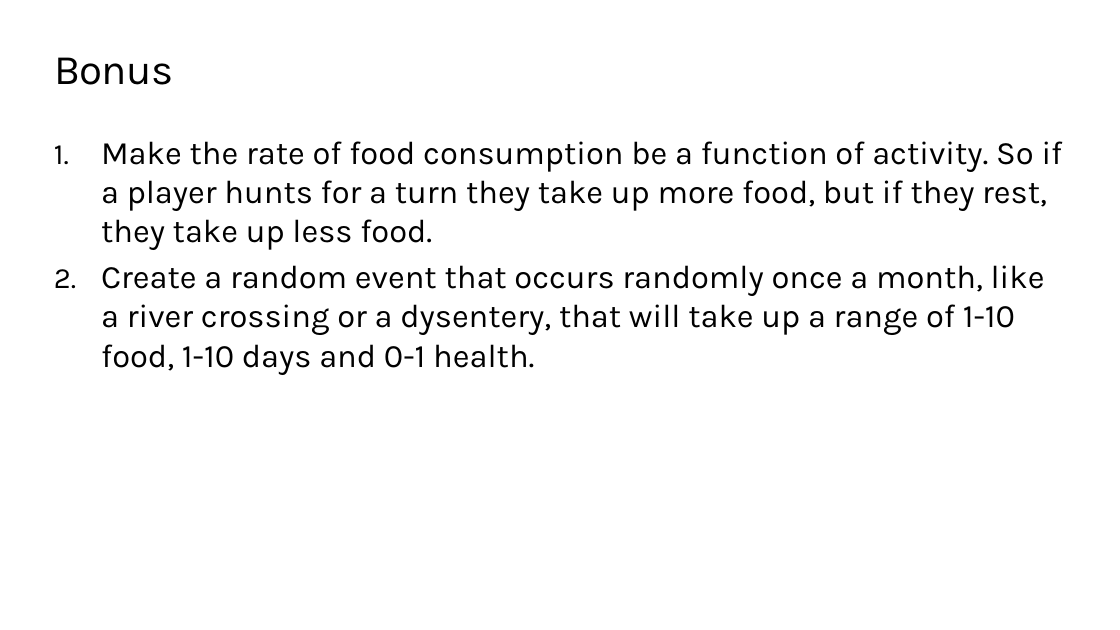
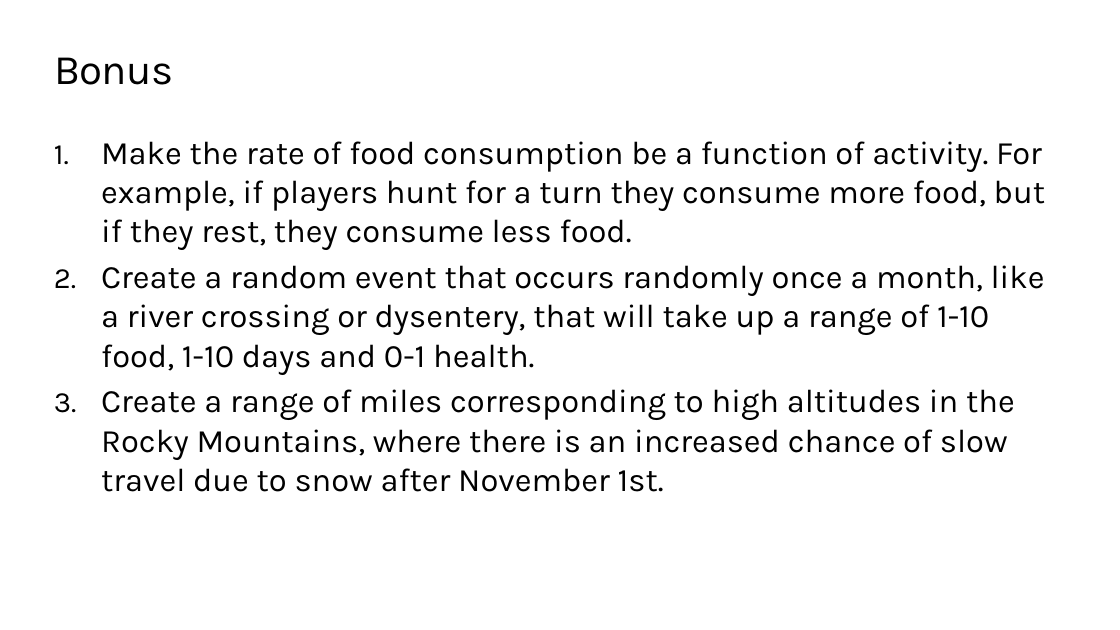
Before and after one commit to TEALSK12/2nd-semester-introduction-to-computer-science, a slide deck: slide 8 of docs/units/3_unit/slidedecks/Intro Python 3.05 TEALS.pptx. Drawn at 1120x630 pixels with LibreOffice and Linux fonts; fonts in the diff are those of the drawing; background and template pictures are left out. Boxes give left, top, right and bottom in pixels: in the first picture for what was removed or moved away, otherwise in the second. Text is boxed around its words. In the diff, an @@ line names an element or a change of style, - is before the commit and + after.

```diff
--- a/docs/units/3_unit/slidedecks/Intro Python 3.05 TEALS.pptx
+++ b/docs/units/3_unit/slidedecks/Intro Python 3.05 TEALS.pptx
@@ text at [101,141,1045,492]: text changed @@
-1. Make the rate of food consumption be a function of activity. So if a player hunts for a turn they take up more food, but if they rest, they take up less food.
-2. Create a random event that occurs randomly once a month, like a river crossing or a dysentery, that will take up a range of 1-10 food, 1-10 days and 0-1 health.
+1. Make the rate of food consumption be a function of activity. For example, if players hunt for a turn they consume more food, but if they rest, they consume less food.
+2. Create a random event that occurs randomly once a month, like a river crossing or dysentery, that will take up a range of 1-10 food, 1-10 days and 0-1 health.
+3. Create a range of miles corresponding to high altitudes in the Rocky Mountains, where there is an increased chance of slow travel due to snow after November 1st.
```
Also in this commit, not shown: 7 other slides changed, 18 other files.
